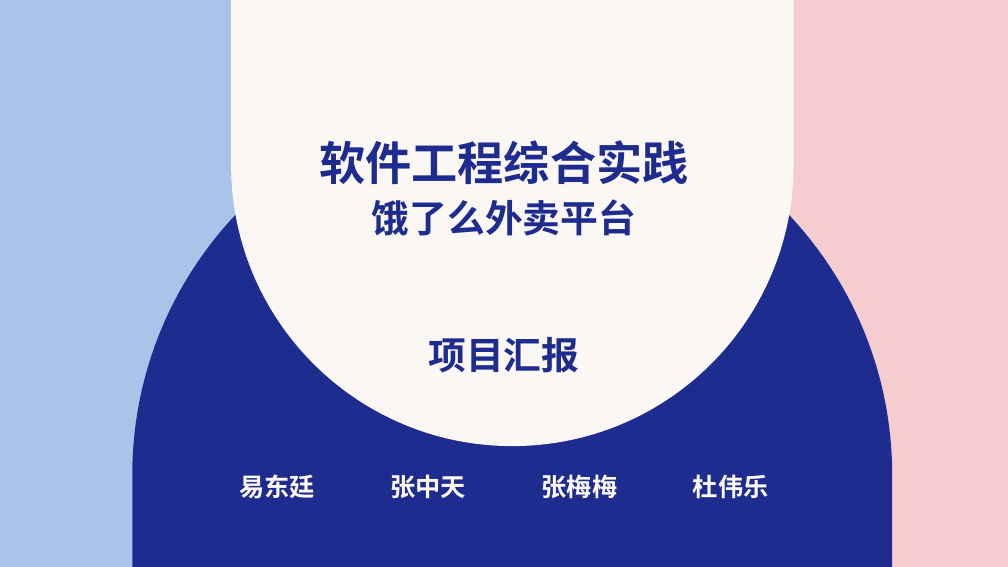
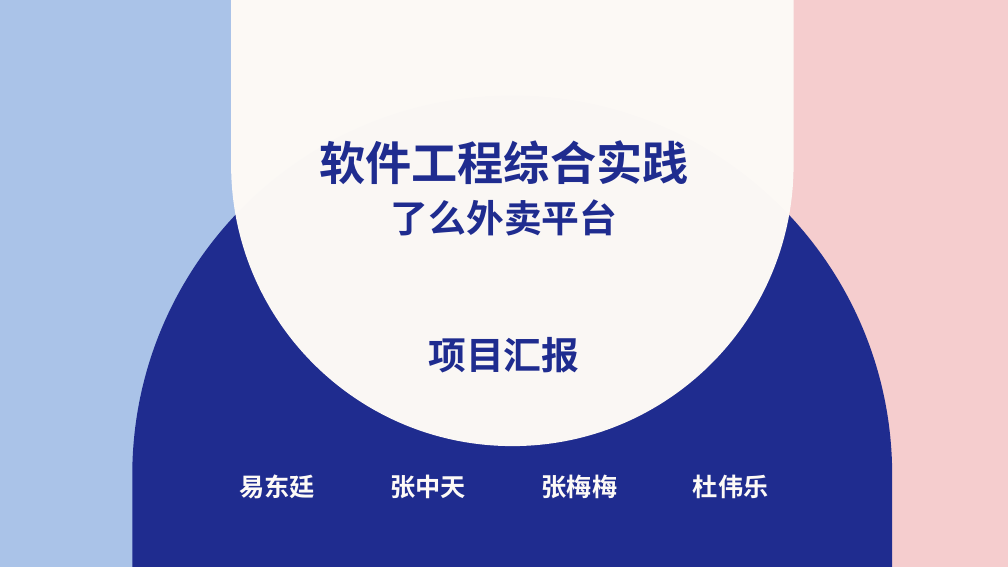
Before and after one commit to stainsatin/elm, a slide deck: slide 1 of 项目汇报.pptx. Drawn at 1008x567 pixels with LibreOffice and Linux fonts; fonts in the diff are those of the drawing. Boxes give left, top, right and bottom in pixels: in the first picture for what was removed or moved away, otherwise in the second. Text is boxed around its words. In the diff, an @@ line names an element or a change of style, - is before the commit and + after.

Commit message:
项目汇报ppt上传

```diff
--- a/项目汇报.pptx
+++ b/项目汇报.pptx
@@ text at (319,140,689,236): text changed @@
-软件工程综合实践
-饿了么外卖平台
+软件工程综合实践
+了么外卖平台
```
